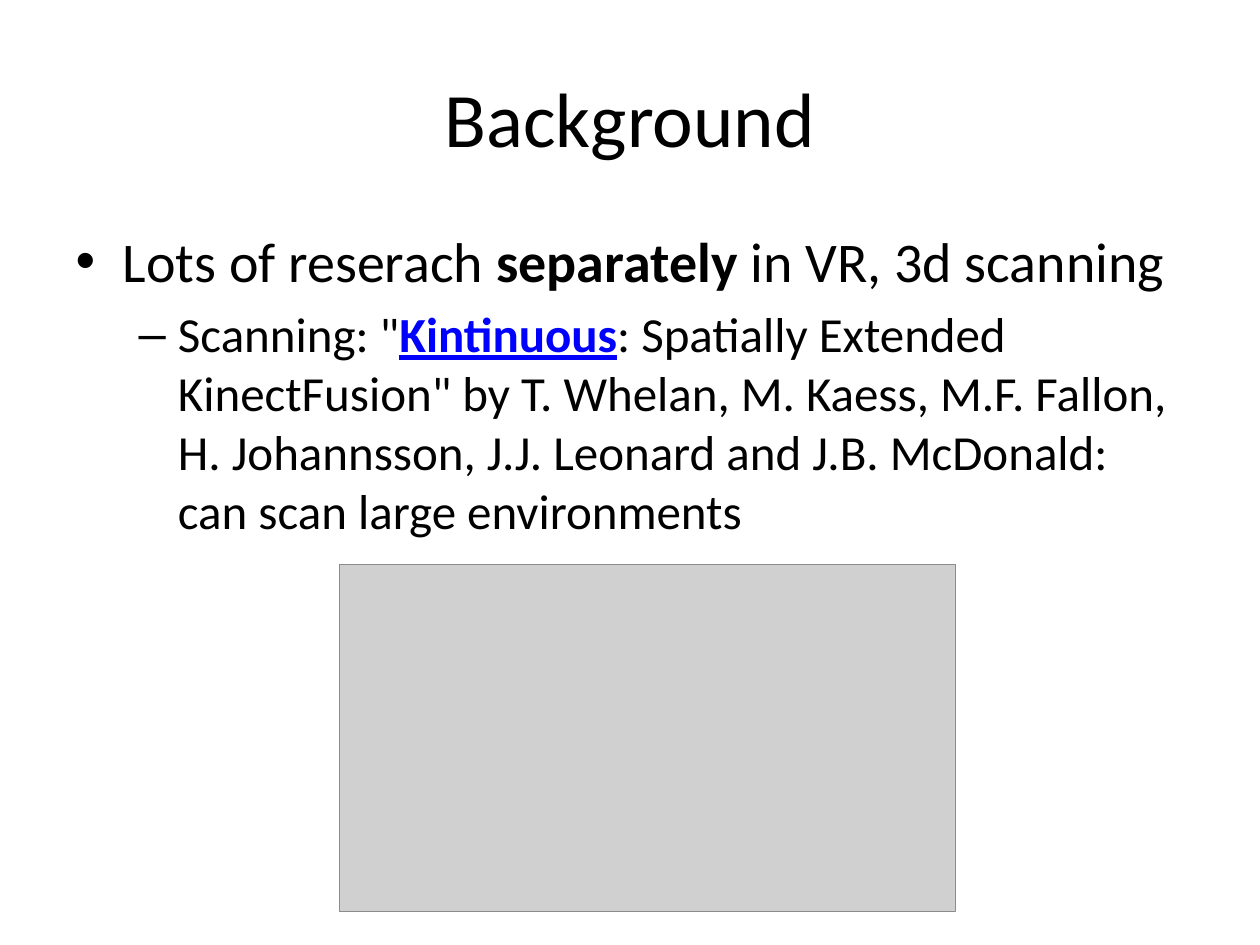
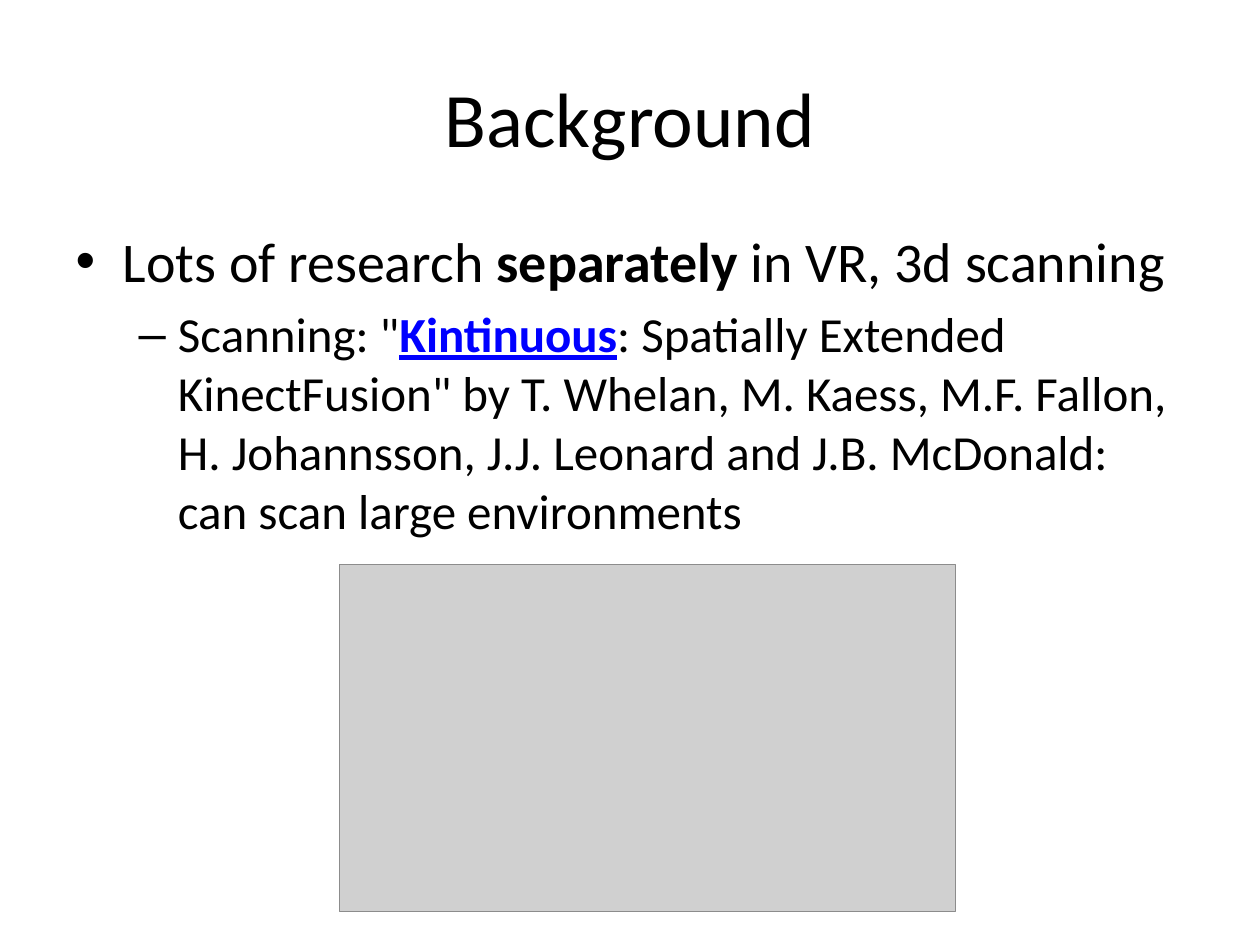
Before and after one commit to nikki93/thesis-2015, a slide deck: slide 6 of doc/proposal/thesis2015-proposal.pptx. Drawn at 1260x945 pixels with LibreOffice and Linux fonts; fonts in the diff are those of the drawing; grey boxes stand for pictures. Boxes give left, top, right and bottom in pixels: in the first picture for what was removed or moved away, otherwise in the second. Text is boxed around its words. In the diff, an @@ line names an element or a change of style, - is before the commit and + after.

Commit message:
fix typos, cleanup proposal presentation

```diff
--- a/doc/proposal/thesis2015-proposal.pptx
+++ b/doc/proposal/thesis2015-proposal.pptx
@@ text at box(123, 242, 1164, 292): text changed @@
-• Lots of reserach separately in VR, 3d scanning
+• Lots of research separately in VR, 3d scanning
```
Also in this commit, not shown: 4 other slides changed, 1 other file.
